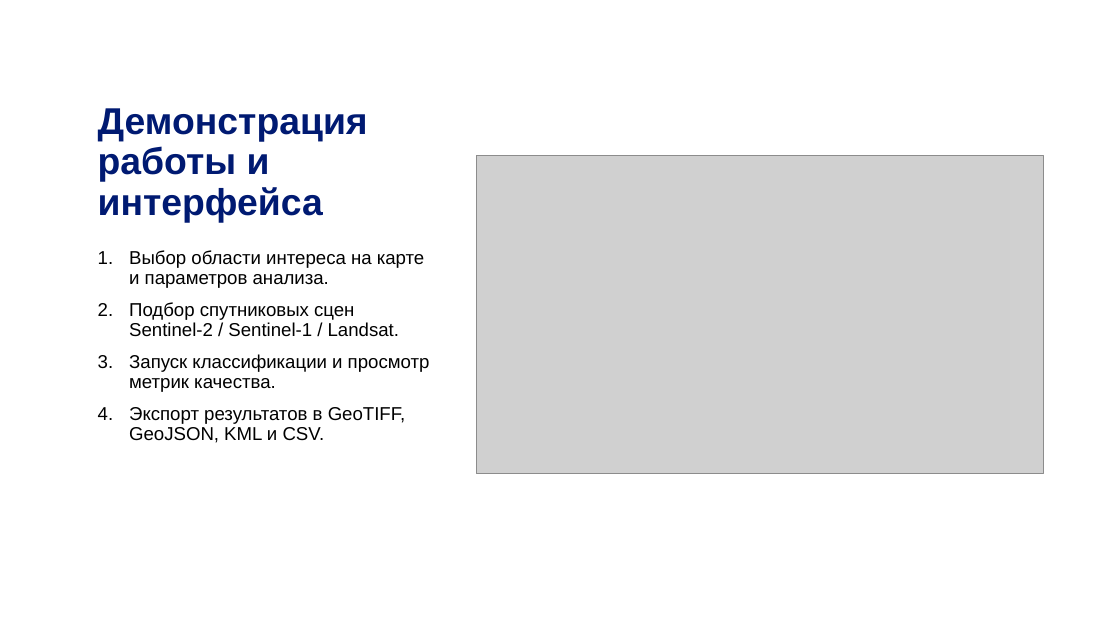
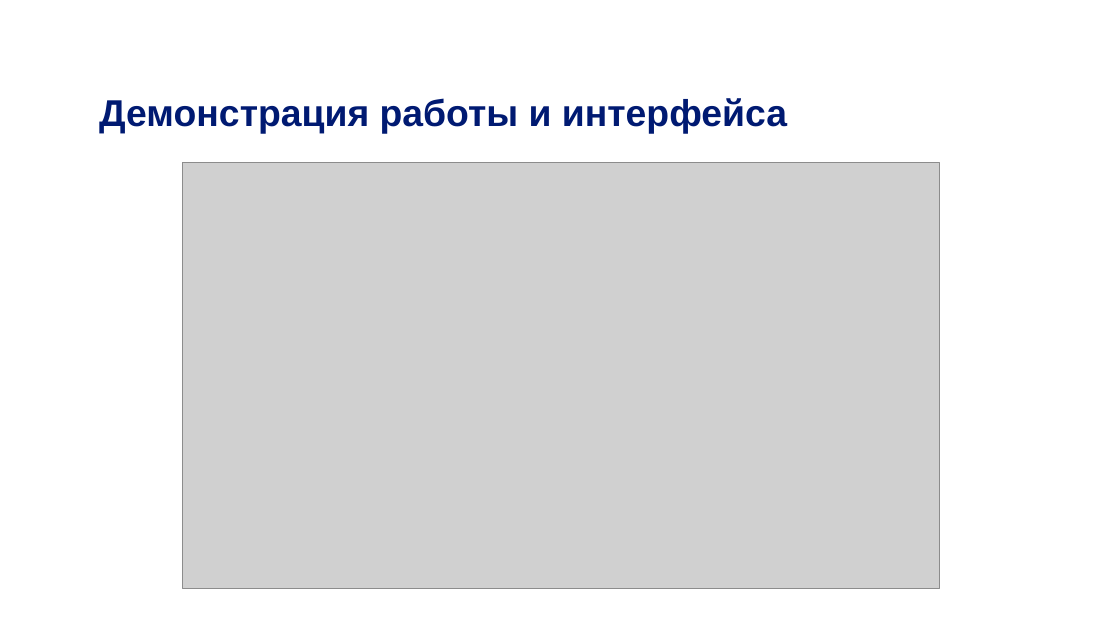
Before and after one commit to DinRazar/ispm, a slide deck: slide 9 of Работа_10_Этоговая преза УПИС.pptx (slide 7 before the commit). Drawn at 1120x630 pixels with LibreOffice and Linux fonts; fonts in the diff are those of the drawing; grey boxes stand for pictures; background and template pictures are left out. Boxes give left, top, right and bottom in pixels: in the first picture for what was removed or moved away, otherwise in the second. Text is boxed around its words. In the diff, an @@ line names an element or a change of style, - is before the commit and + after.

```diff
--- a/Работа_10_Этоговая преза УПИС.pptx
+++ b/Работа_10_Этоговая преза УПИС.pptx
@@ title "Демонстрация работы и интерфейса" rewrapped from (98, 108, 368, 222) to (99, 98, 787, 134) @@
@@ picture: place and size @@
-picture at (476, 155, 1044, 475)
+picture at (183, 163, 939, 588)
@@ text removed at (129, 250, 430, 443) @@
-1. Выбор области интереса на карте и параметров анализа.
-2. Подбор спутниковых сцен Sentinel‑2 / Sentinel‑1 / Landsat.
-3. Запуск классификации и просмотр метрик качества.
-4. Экспорт результатов в GeoTIFF, GeoJSON, KML и CSV.
```
Also in this commit, not shown: 7 other slides changed, 2 slides added.
